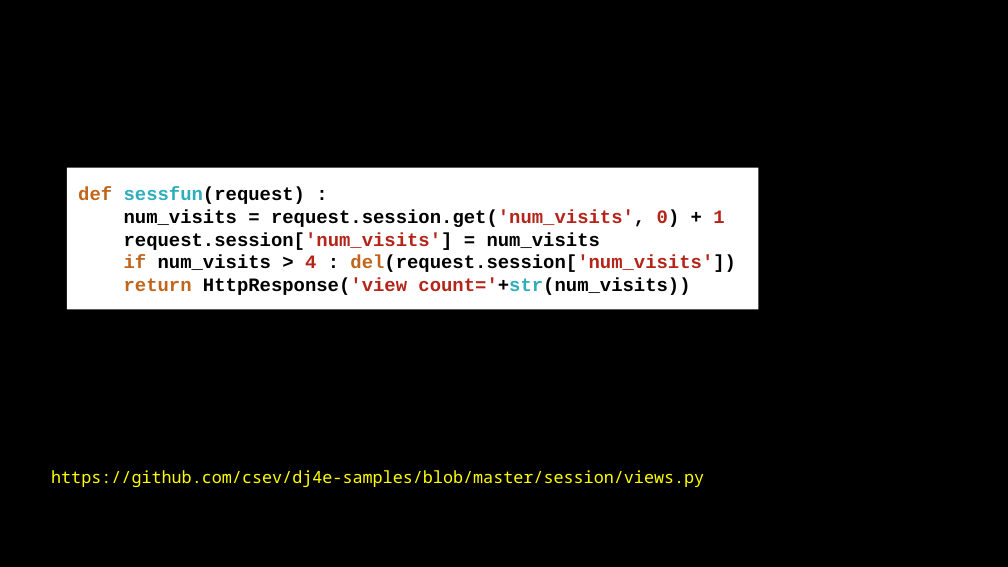
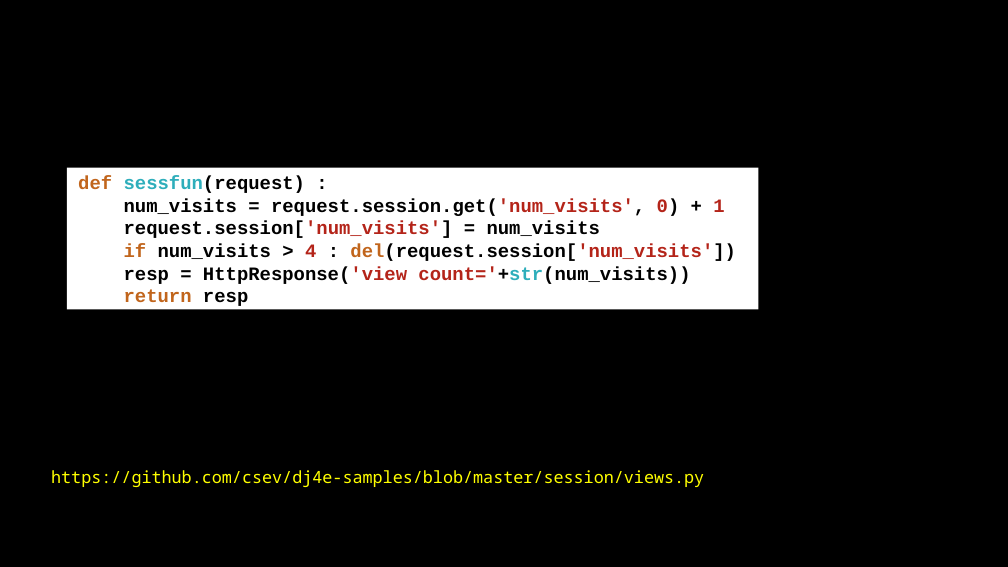
Before and after one commit to csev/dj4e, a slide deck: slide 23 of lectures/DJ-09-Cookies-Sessions.pptx. Drawn at 1008x567 pixels with LibreOffice and Linux fonts; fonts in the diff are those of the drawing. Boxes give left, top, right and bottom in pixels: in the first picture for what was removed or moved away, otherwise in the second. Text is boxed around its words. In the diff, an @@ line names an element or a change of style, - is before the commit and + after.

Commit message:
Updates.

```diff
--- a/lectures/DJ-09-Cookies-Sessions.pptx
+++ b/lectures/DJ-09-Cookies-Sessions.pptx
@@ text in rectangle at bbox=[124, 267, 690, 306]: text changed @@
-return HttpResponse('view count='+str(num_visits))
+resp = HttpResponse('view count='+str(num_visits))
+return resp
```
